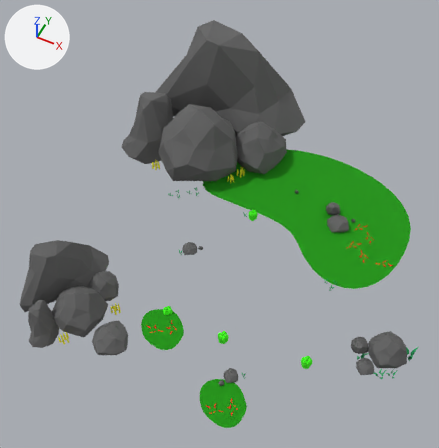
One commit to the glTF model public/models/tmgtchi.glb: the scene before it, then after it.
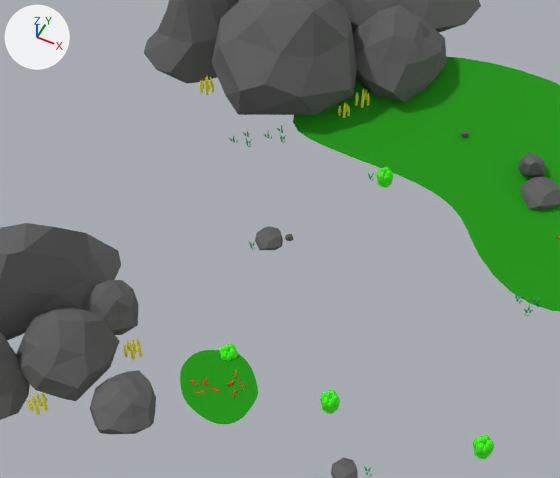
Old and new are each drawn whole from a 50 mm camera at (17.6, -48.3, 67.9) aimed at (-7.8, 2.4, 4.5) and again close up on the part from 10% to 79% of the width and 26% to 85% of the height. Every picture has the same lights, and +X, +Y and +Z are marked at upper left.

Names of what the first close-up shows: 'BézierCircle', 'Circle', 'rock2.002', 'rock2.003', 'rock2.004', 'rock2.005', 'rock2.006', 'rockflat.004', 'rocktall.001', 'rocktall.002', 'rocktall.003', 'rocktall.006'.
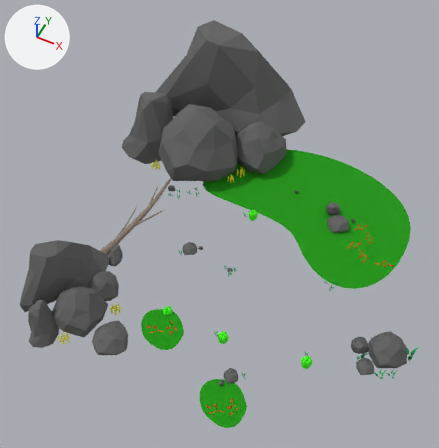
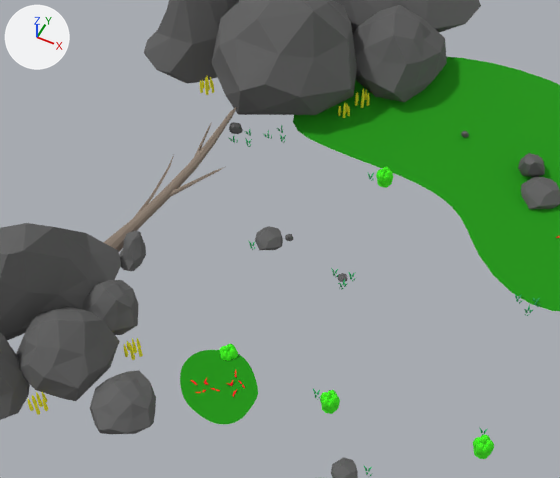
What differs and where, as boxes (x1, y1, x2, y2) in the close-ups (560 x 478 px):
'Object_412.001', added (brown)
    after: (103, 107, 237, 252)
'rocktall.004', added
    after: (119, 230, 146, 271)
'rock1.005', added
    after: (229, 122, 243, 134)
'rockflat.005', added
    after: (338, 273, 347, 282)

What the commit changed:
Material 'wood' (mat_wood) is new.
Its base color is (0.27, 0.213, 0.167) (brown #8e7f72).
Its roughness is 0.95.
Mesh me_object_206 is new.
It has 121 vertices, 190 faces and spans x -5.17..5.05, y -1.64..1.64, z -0.67..1.39.
It uses material mat_wood (brown #8e7f72).
Object 'rockflat.005' (ob_rockflat_005) is new; it shows me_object_204_001.
Its location is (-4.37, -1.12, 0.0).
Its rotation in degrees is (0, 0, 89).
Its scale is (0.345, 0.345, 0.534).
Object 'rock1.005' (ob_rock1_005) is new; it shows me_object_203.
Its location is (-19.46, 9.16, 0.0).
Its rotation in degrees is (0, 0, 89).
Its scale is (1.24, 1.24, 1.24).
Object 'rocktall.004' (ob_rocktall_004) is new; it shows me_object_230_001.
Its location is (-19.69, -6.53, 0.05).
Its rotation in degrees is (0, 0, 34).
Its scale is (1.83, 2.96, 1.35).
Object 'Object_412.001' (ob_object_412_001) is new; it shows me_object_206.
Its location is (-20.83, -1.5, 0.61).
Its rotation in degrees is (-95, 2.5, 170).
Its scale is (-0.457, -0.457, -8.62).
